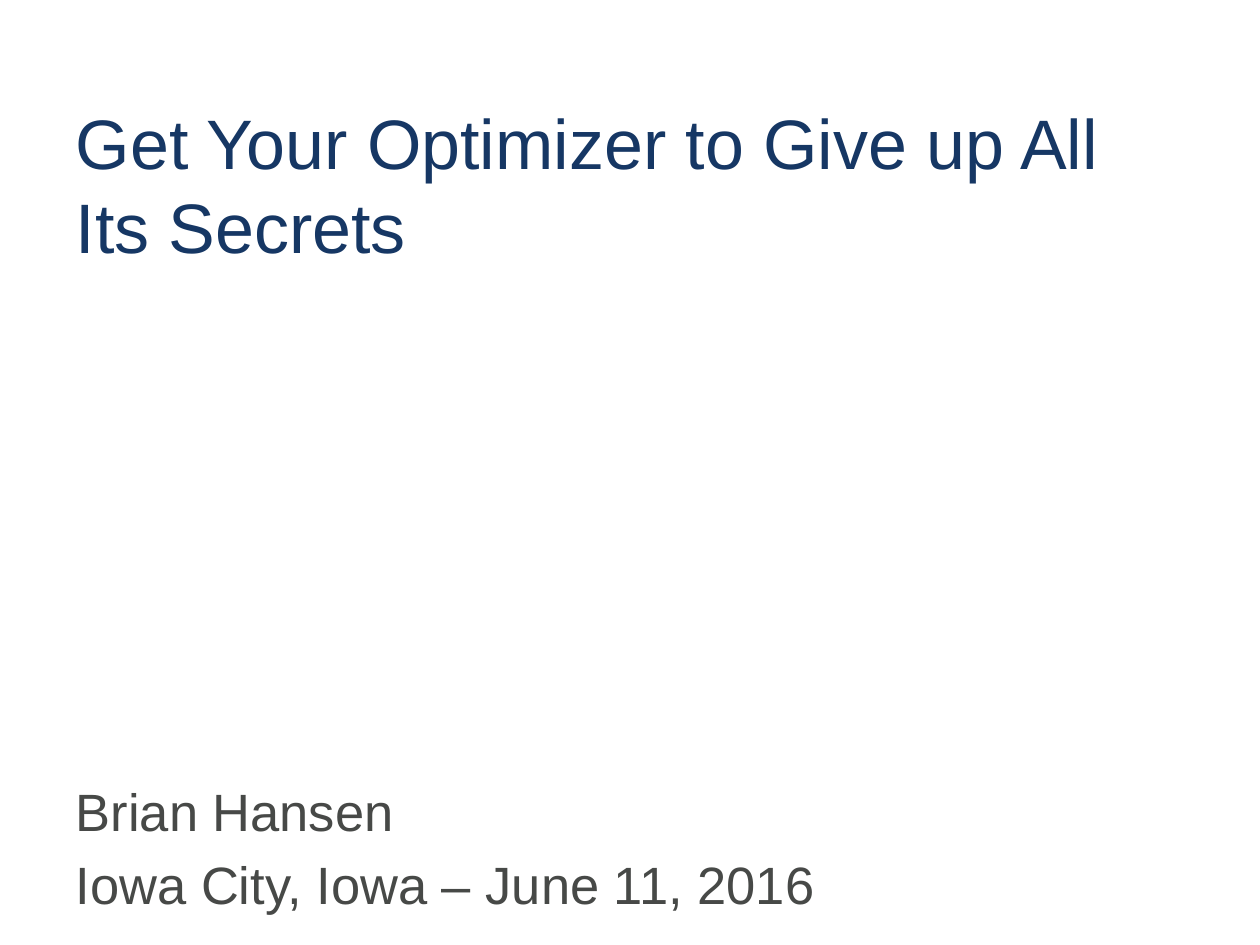
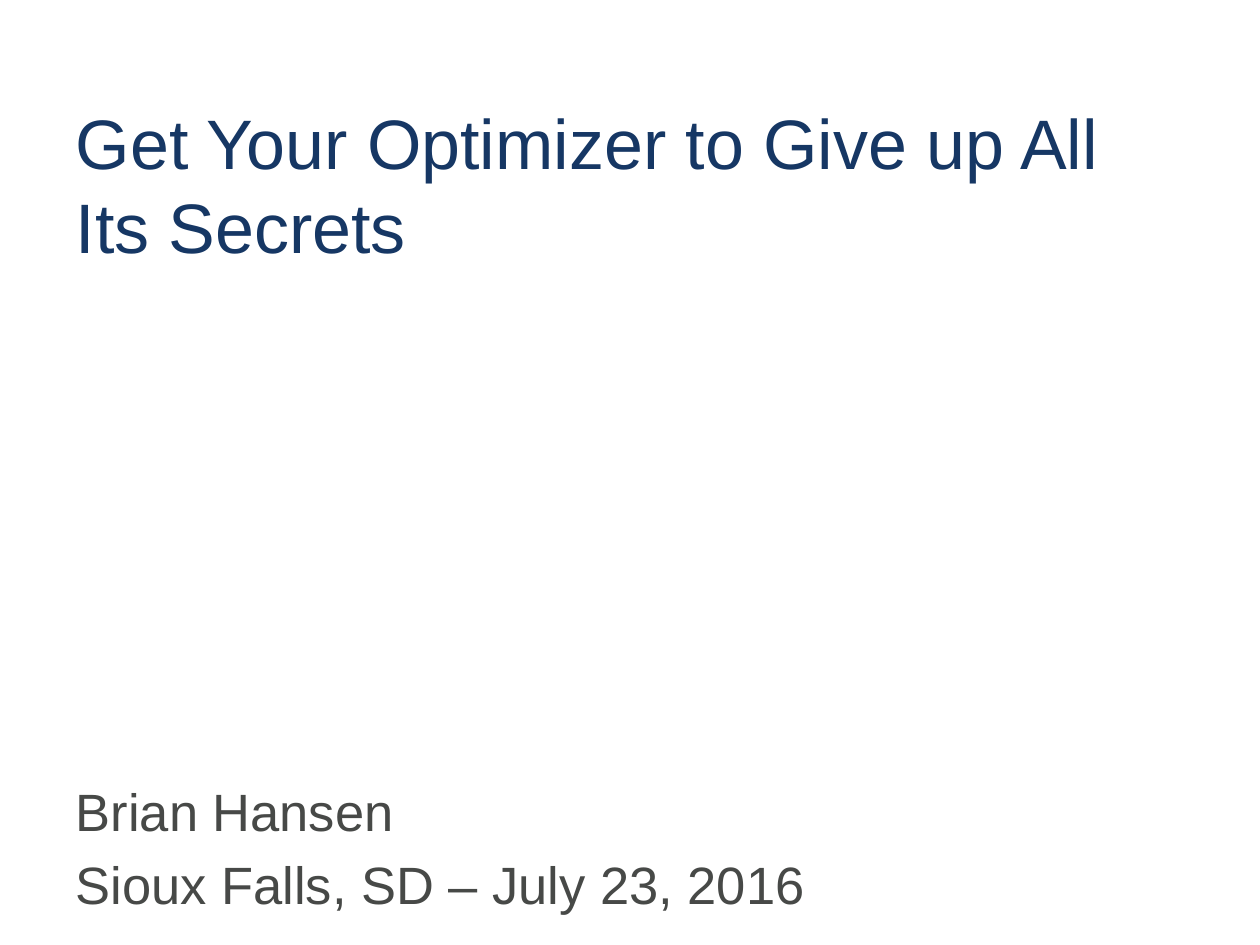
Before and after one commit to tf3604/OptimizerPresentation, a slide deck: slide 1 of Optimizer.pptx. Drawn at 1260x945 pixels with LibreOffice and Linux fonts; fonts in the diff are those of the drawing; background and template pictures are left out. Boxes give left, top, right and bottom in pixels: in the first picture for what was removed or moved away, otherwise in the second. Text is boxed around its words. In the diff, an @@ line names an element or a change of style, - is before the commit and + after.

Commit message:
Initial updates for Sioux Falls presentation.

```diff
--- a/Optimizer.pptx
+++ b/Optimizer.pptx
@@ text at [76,866,805,915]: text changed @@
-Iowa City, Iowa – June 11, 2016
+Sioux Falls, SD – July 23, 2016
```
Also in this commit, not shown: 1 other slide changed, 2 slides added.
